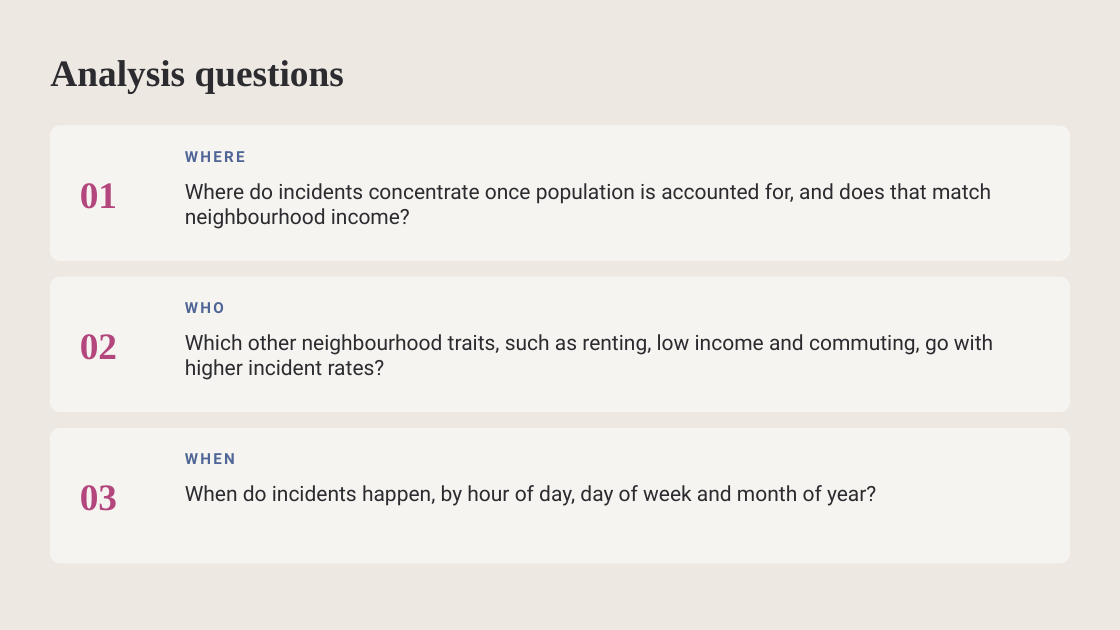
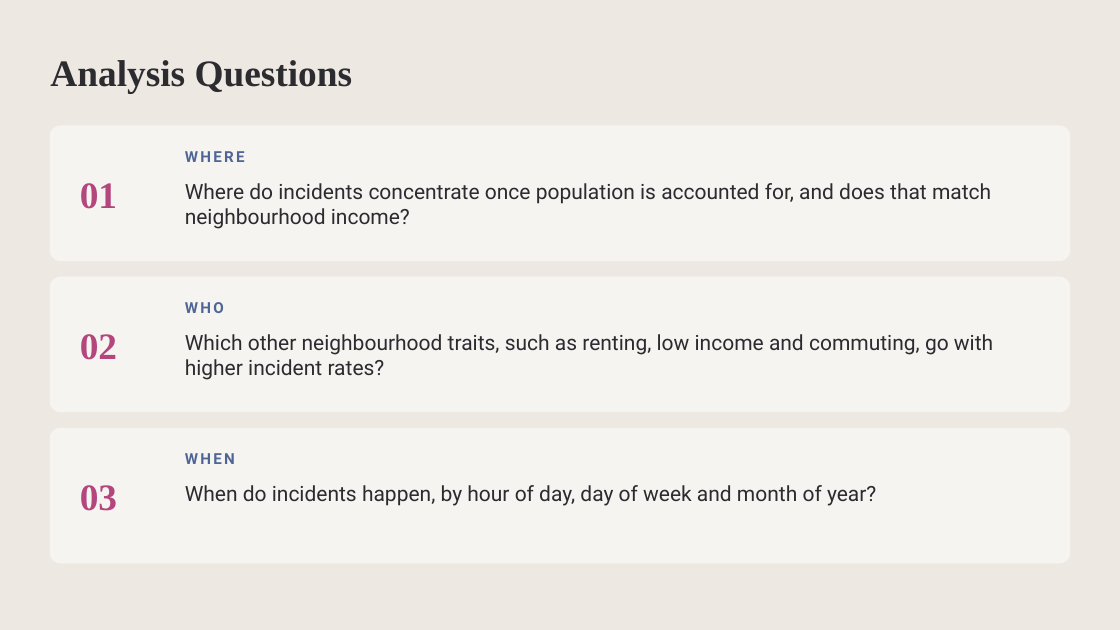
Before and after one commit to AdrianJulve/calgary-traffic-dashboard, a slide deck: slide 3 of Calgary Traffic Midpoint Presentation.pptx. Drawn at 1120x630 pixels with LibreOffice and Linux fonts; fonts in the diff are those of the drawing. Boxes give left, top, right and bottom in pixels: in the first picture for what was removed or moved away, otherwise in the second. Text is boxed around its words. In the diff, an @@ line names an element or a change of style, - is before the commit and + after.

Commit message:
added rest of group member names; added references; fixed title capitalization

```diff
--- a/Calgary Traffic Midpoint Presentation.pptx
+++ b/Calgary Traffic Midpoint Presentation.pptx
@@ title at bbox=[50, 60, 353, 93]: text changed @@
-Analysis questions
+Analysis Questions
```
Also in this commit, not shown: 7 other slides changed, 1 slide added.
